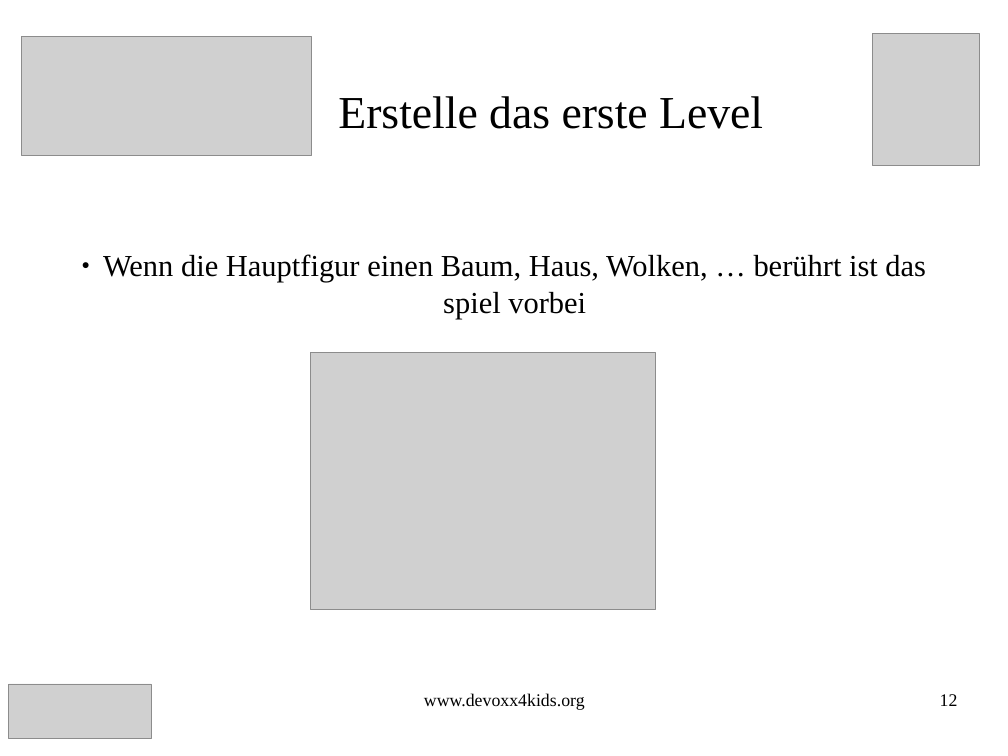
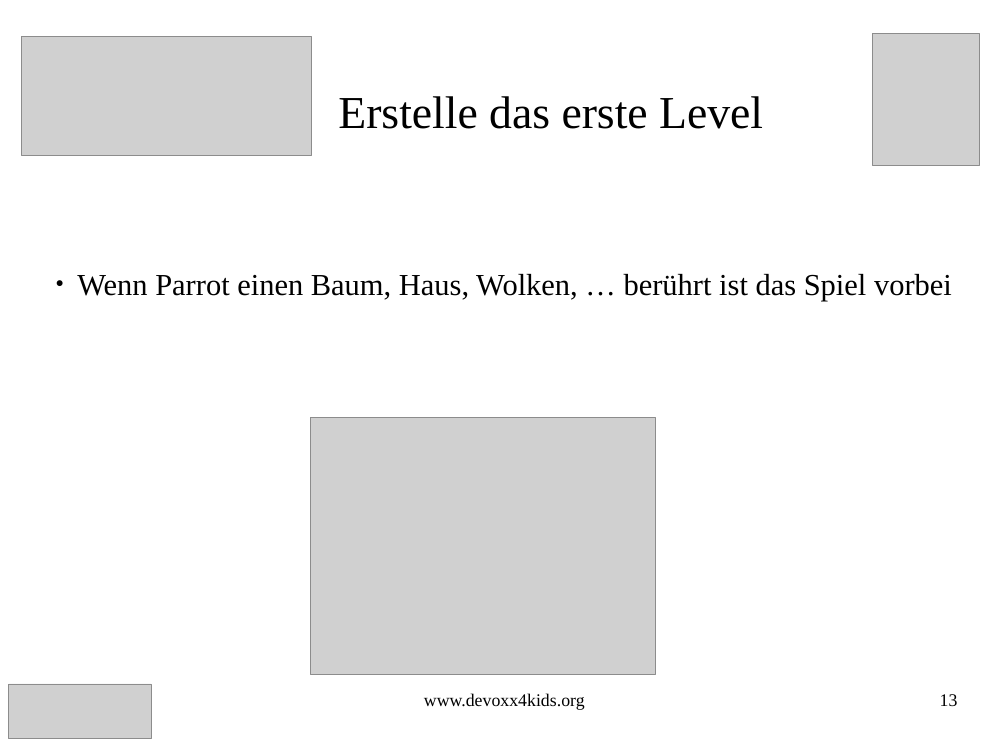
Before and after one commit to Devoxx4KidsDE/workshop-scratch, a slide deck: slide 13 of flyingBird/FlyingBird_Scratch_Aufgaben.odp (slide 12 before the commit). Drawn at 1008x756 pixels with LibreOffice and Linux fonts; fonts in the diff are those of the drawing; grey boxes stand for pictures. Boxes give left, top, right and bottom in pixels: in the first picture for what was removed or moved away, otherwise in the second. Text is boxed around its words. In the diff, an @@ line names an element or a change of style, - is before the commit and + after.

```diff
--- a/flyingBird/FlyingBird_Scratch_Aufgaben.odp
+++ b/flyingBird/FlyingBird_Scratch_Aufgaben.odp
@@ subtitle at (77,274,952,301): text changed @@
-● Wenn die Hauptfigur einen Baum, Haus, Wolken, … berührt ist das spiel vorbei
+● Wenn Parrot einen Baum, Haus, Wolken, … berührt ist das Spiel vorbei
@@ picture: place and size @@
-picture at (311,353,656,609)
+picture at (311,418,656,674)
@@ page number at (940,694,958,706): text changed @@
-12
+13
```
Also in this commit, not shown: 28 other slides changed, 4 slides added, 2 slides removed, 2 other files.
